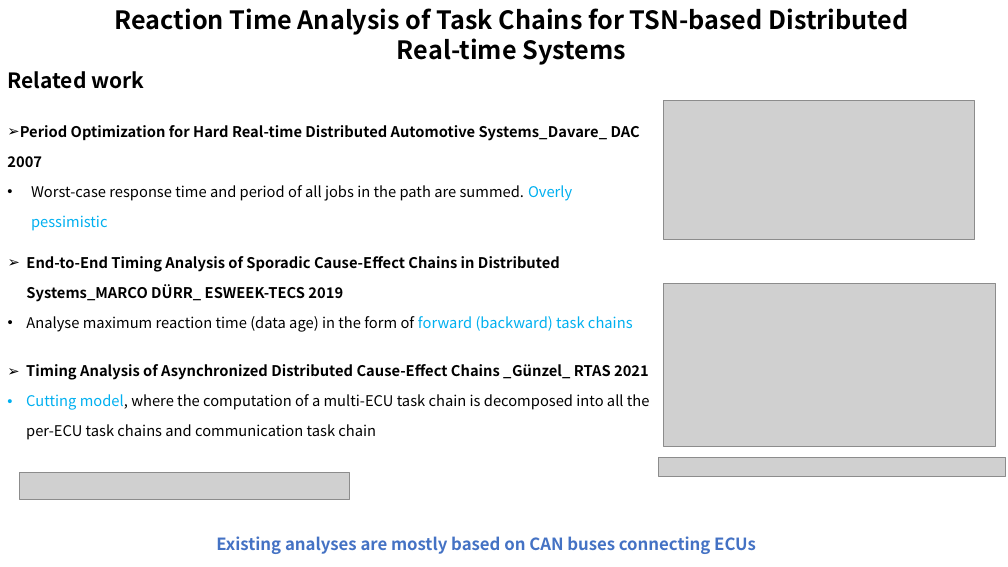
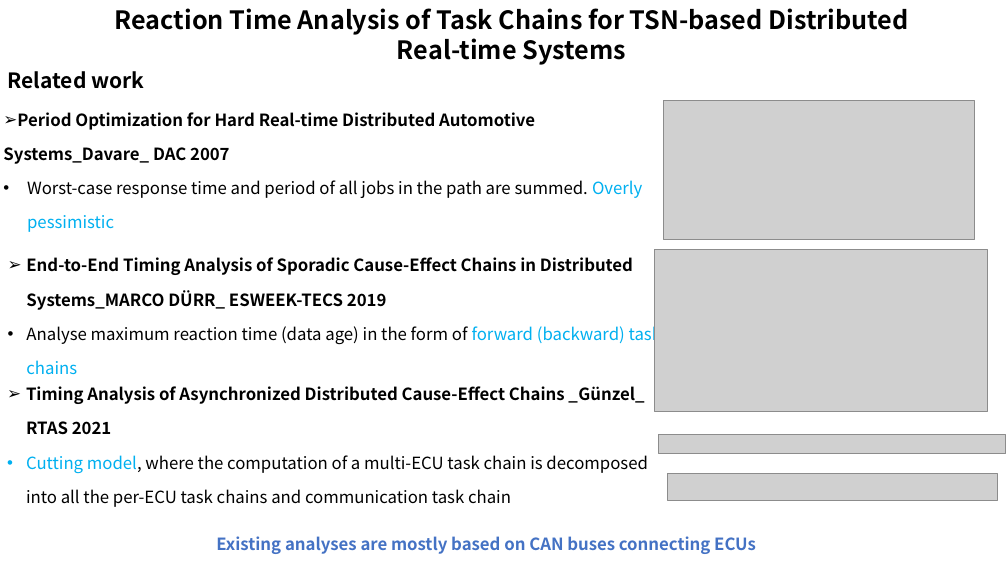
Before and after one commit to wsm6636/note, a slide deck: slide 3 of 06-ppt/RTS-Turin-Class/0423.pptx. Drawn at 1008x567 pixels with LibreOffice and Linux fonts; fonts in the diff are those of the drawing; grey boxes stand for pictures. Boxes give left, top, right and bottom in pixels: in the first picture for what was removed or moved away, otherwise in the second. Text is boxed around its words. In the diff, an @@ line names an element or a change of style, - is before the commit and + after.

```diff
--- a/06-ppt/RTS-Turin-Class/0423.pptx
+++ b/06-ppt/RTS-Turin-Class/0423.pptx
@@ text "Period Optimization for Hard Real-time ...": place and size @@
-text "Period Optimization for Hard Real-time ..." at [7,125,640,231]
+text "Period Optimization for Hard Real-time ..." at [3,112,642,232]
@@ picture: place and size @@
-picture at [663,284,996,446]
+picture at [655,250,988,412]
@@ size 14 to 16 pt in 3 elements at [26,257,661,345], [3,112,642,232], [26,386,647,507] @@
@@ text "Timing Analysis of Asynchronized Distributed ...": place and size @@
-text "Timing Analysis of Asynchronized Distributed ..." at [26,364,650,440]
+text "Timing Analysis of Asynchronized Distributed ..." at [26,386,647,507]
@@ picture: place and size @@
-picture at [659,457,1006,476]
+picture at [659,435,1006,454]
@@ picture: place and size @@
-picture at [20,473,349,499]
+picture at [668,473,997,500]
```
Also in this commit, not shown: 7 other slides changed, 9 other files.
